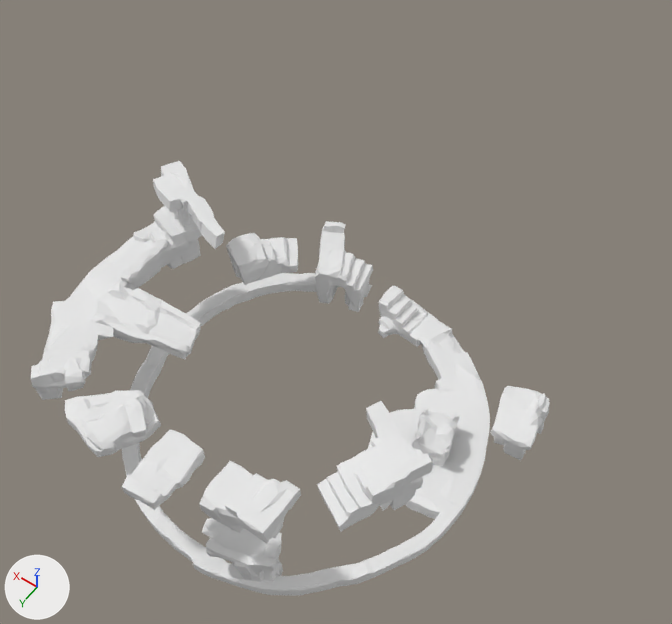
One commit to the FBX model cairn_unity/Assets/TestSubstance/level1_sketch/level_sketch_v1.fbx: the scene before it, then after it.
Both versions are drawn from a 50 mm camera at (-1.8, 2.18, 4.58) aimed at (-0.23, -0.03, 1.11). The lights are fixed; the arrows at lower left show +X, +Y and +Z. Where no turn or scale is listed for an object, it has been applied to the vertices.

Names of what the first picture shows: 'floor_1.1', 'floor_1.2', 'floor_1.3', 'floor_2.1', 'floor_2.2', 'floor_2.3', 'floor_2.5', 'floor_2.6', 'floor_3.4'.
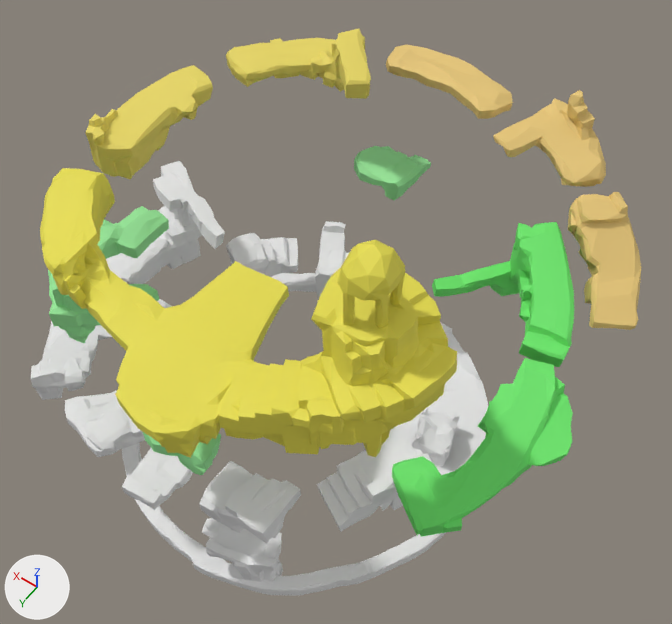
Where the newer file only moved an object's origin or applied its transform, the numbers keep the older frame.

Patch to the scene script:
```diff
--- a/cairn_unity/Assets/TestSubstance/level1_sketch/level_sketch_v1.fbx.py
+++ b/cairn_unity/Assets/TestSubstance/level1_sketch/level_sketch_v1.fbx.py
@@ me_level_v1_decimated_012 @@
 me_level_v1_decimated_012.from_pydata(...)  # 149 vertices, 294 faces; spans x -0.435..-0.137, y 0.548..0.777, z 0.452..0.682
 # used by ob_floor_3_4; location = (0.0, 0.0, 0.0); scale = (1.28, 1.28, 1.28)
+# me_level_v1_decimated_012 part 1: the whole mesh is scaled about the mesh origin by 1.28
 me_level_v1_decimated_012.materials.append(mat_floor_2_2_6)
@@ me_level_02_v2_10k_011 @@
+me_level_02_v2_10k_011.from_pydata(...)  # 341 vertices, 678 faces; spans x 0.363..1.086, y -0.019..0.848, z 1.008..1.472
+me_level_02_v2_10k_011.materials.append(mat_floor_3_3_5)  # green #97e799
@@ ob_floor_3_4 @@
-ob_floor_3_4 = bpy.data.objects.new('floor_3.4', me_level_v1_decimated_012)
+ob_floor_3_4 = bpy.data.objects.new('floor_3.4', me_level_02_v2_10k_011)
 ob_floor_3_4.location = (0.0, 0.0, 0.0)
-ob_floor_3_4.scale = (1.28, 1.28, 1.28)
@@ ob_floor_3_2 @@
+ob_floor_3_2 = bpy.data.objects.new('floor_3.2', me_level_02_v2_10k_009)  # 322 vertices, 640 faces; spans x -1.261..-0.543, y -0.853..-0.211, z 1.049..1.515; in mat_floor_3_1_2 (green #6be76b)
+ob_floor_3_2.location = (0.0, 0.0, 0.0)
@@ ob_floor_3_1 @@
+ob_floor_3_1 = bpy.data.objects.new('floor_3.1', me_level_02_v2_10k_008)  # 300 vertices, 596 faces; spans x -1.473..-0.902, y -0.162..0.696, z 1.024..1.373; in mat_floor_3_1_2 (green #6be76b)
+ob_floor_3_1.location = (0.0, 0.0, 0.0)
@@ ob_floor_2_4 @@
+ob_floor_2_4 = bpy.data.objects.new('floor_2.4', me_level_v1_decimated_012)
+ob_floor_2_4.location = (0.0, 0.0, 0.0)
@@ ob_floor_4_3 @@
+ob_floor_4_3 = bpy.data.objects.new('floor_4.3', me_level_02_v2_10k_005)  # 131 vertices, 258 faces; spans x -0.473..0.192, y -1.194..-0.924, z 1.714..1.815; in mat_floor_4_1_3 (yellow #e7c779)
+ob_floor_4_3.location = (0.0, 0.0, 0.0)
@@ ob_floor_4_4 @@
+ob_floor_4_4 = bpy.data.objects.new('floor_4.4', me_level_02_v2_10k_004)  # 328 vertices, 652 faces; spans x 0.03..0.832, y -1.042..-0.506, z 1.595..1.979; in mat_floor_4_4_5 (yellow #e7d662)
+ob_floor_4_4.location = (0.0, 0.0, 0.0)
@@ ob_floor_4_5 @@
+ob_floor_4_5 = bpy.data.objects.new('floor_4.5', me_level_02_v2_10k_002)  # 245 vertices, 485 faces; spans x 0.685..1.013, y -0.425..0.255, z 1.564..1.857; in mat_floor_4_4_5 (yellow #e7d662)
+ob_floor_4_5.location = (0.0, 0.0, 0.0)
@@ ob_floor_3_5 @@
+ob_floor_3_5 = bpy.data.objects.new('floor_3.5', me_level_02_v2_10k_012)  # 78 vertices, 152 faces; spans x -0.295..0.029, y 0.843..1.046, z 1.081..1.249; in mat_floor_3_3_5 (green #97e799)
+ob_floor_3_5.location = (0.0, 0.0, 0.0)
@@ ob_floor_4_6 @@
+ob_floor_4_6 = bpy.data.objects.new('floor_4.6', me_level_02_v2_10k_000)  # 1397 vertices, 2800 faces; spans x -1.09..0.85, y 0.22..1.19, z 1.55..2.45; in mat_floor_4_6 (yellow #e7dd4d)
+ob_floor_4_6.location = (0.0, 0.0, 0.0)
@@ ob_floor_4_2 @@
+ob_floor_4_2 = bpy.data.objects.new('floor_4.2', me_level_02_v2_10k_006)  # 214 vertices, 424 faces; spans x -0.999..-0.487, y -1.284..-0.852, z 1.54..1.877; in mat_floor_4_1_3 (yellow #e7c779)
+ob_floor_4_2.location = (0.0, 0.0, 0.0)
@@ ob_floor_4_1 @@
+ob_floor_4_1 = bpy.data.objects.new('floor_4.1', me_level_02_v2_10k_007)  # 192 vertices, 380 faces; spans x -1.442..-0.933, y -1.021..-0.432, z 1.272..1.658; in mat_floor_4_1_3 (yellow #e7c779)
+ob_floor_4_1.location = (0.0, 0.0, 0.0)
@@ ob_floor_3_3 @@
+ob_floor_3_3 = bpy.data.objects.new('floor_3.3', me_level_02_v2_10k_010)  # 109 vertices, 214 faces; spans x -0.109..0.221, y -1.055..-0.751, z 1.108..1.288; in mat_floor_3_3_5 (green #97e799)
+ob_floor_3_3.location = (0.0, 0.0, 0.0)
```

Pixel boxes [x1, y1, x2, y2] of what changed, in the pictures (672 x 624 px; the box of a moved part takes in the faces that stretch with it):
'floor_4.6', added (yellow): after [40, 168, 457, 458]
'floor_3.1', added (green): after [392, 358, 573, 537]
'floor_3.4', reshaped, rescaled (18% wider, 64% taller): before [199, 461, 301, 544]; after [48, 206, 169, 343]
'floor_3.2', added (green): after [432, 222, 574, 367]
'floor_4.1', added (yellow): after [568, 192, 641, 330]
'floor_4.5', added (yellow): after [85, 65, 213, 180]
'floor_4.4', added (yellow): after [226, 29, 371, 99]
'floor_4.2', added (yellow): after [493, 90, 606, 187]
'floor_2.4', added: after [199, 461, 301, 544]
'floor_4.3', added (yellow): after [386, 45, 513, 119]
'floor_3.3', added (green): after [354, 146, 431, 200]
'floor_3.5', added (green): after [143, 432, 221, 475]
part 1 of me_level_v1_decimated_012, moved or reshaped: [204, 461, 301, 536] in both
'floor_2.6', unchanged, covered by the edit: before [490, 386, 550, 460]
